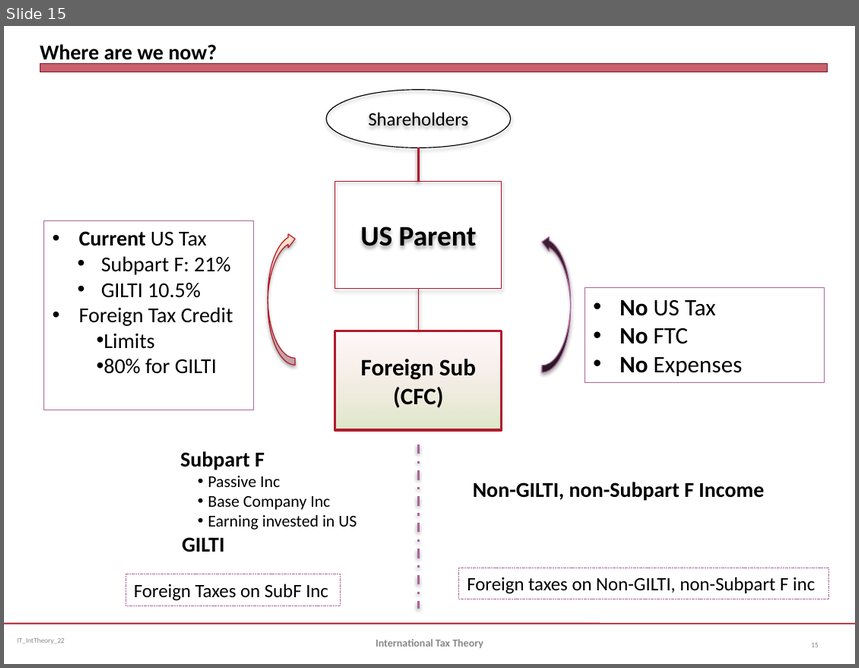
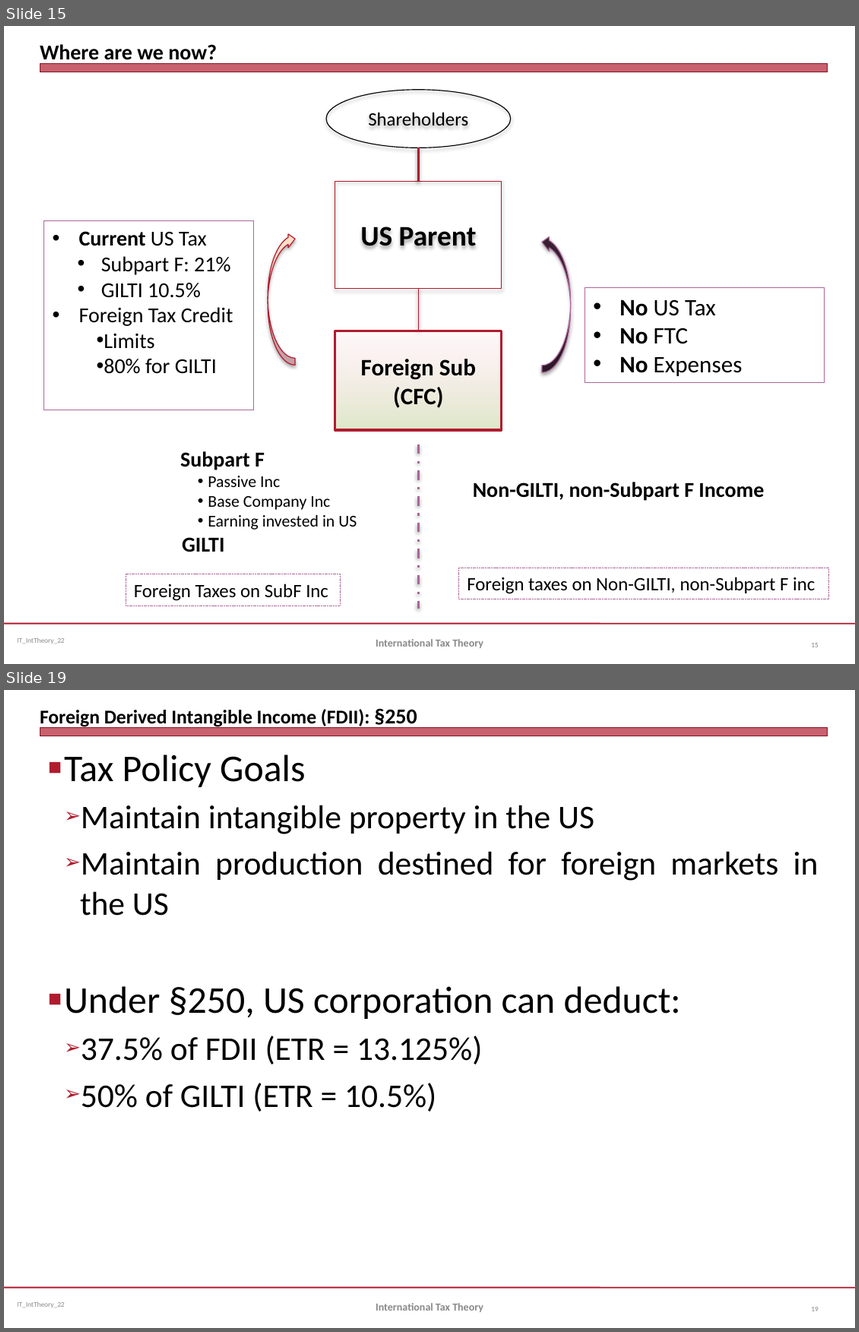
Before and after one commit to jmc877/International-Tax, a slide deck: irspractice/IT_Int_Theory_22.pptx. Shown one above the other, each under a label of ours: slide 15 before the commit, slides 15 and 19 after it; the slides between them are not shown. The pictures are 859x668 and 859x1332 pixels, drawn with LibreOffice and Linux fonts; fonts in the diff are those of the drawing. Boxes give left, top, right and bottom in pixels: in the first picture for what was removed or moved away, otherwise in the second. Text is boxed around its words. In the diff, an @@ line names an element or a change of style, - is before the commit and + after.

```diff
--- a/irspractice/IT_Int_Theory_22.pptx
+++ b/irspractice/IT_Int_Theory_22.pptx
@@ slide 19 added at <box>4,690,855,1328</box>, background #FFFFFF; not listed: 3 template elements that a slide beside it also shows @@
@@ title added at <box>40,708,417,729</box>, 16.5 pt, text #000000, bold @@
+Foreign Derived Intangible Income (FDII): §250
@@ text added at <box>64,755,819,1112</box>, 28 pt, text #000000 @@
+■ Tax Policy Goals
+  ➢ Maintain intangible property in the US
+  ➢ Maintain production destined for foreign markets in the US
+■ Under §250, US corporation can deduct:
+  ➢ 37.5% of FDII (ETR = 13.125%)
+  ➢ 50% of GILTI (ETR = 10.5%)
@@ text added at <box>376,1303,484,1312</box>, 9 pt, text #898989, bold @@
+International Tax Theory
@@ page number added at <box>811,1307,818,1312</box>, 6 pt, text #808080 @@
+19
```
Also in this commit, not shown: 5 other slides added, 2 other files.
